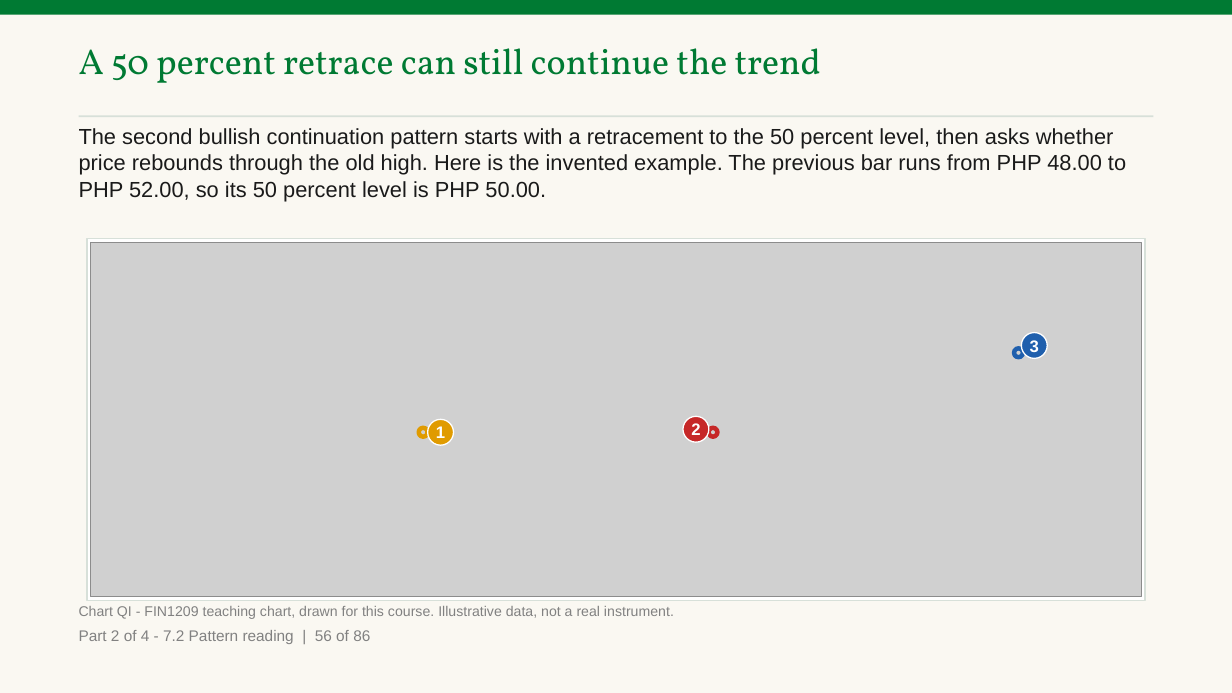
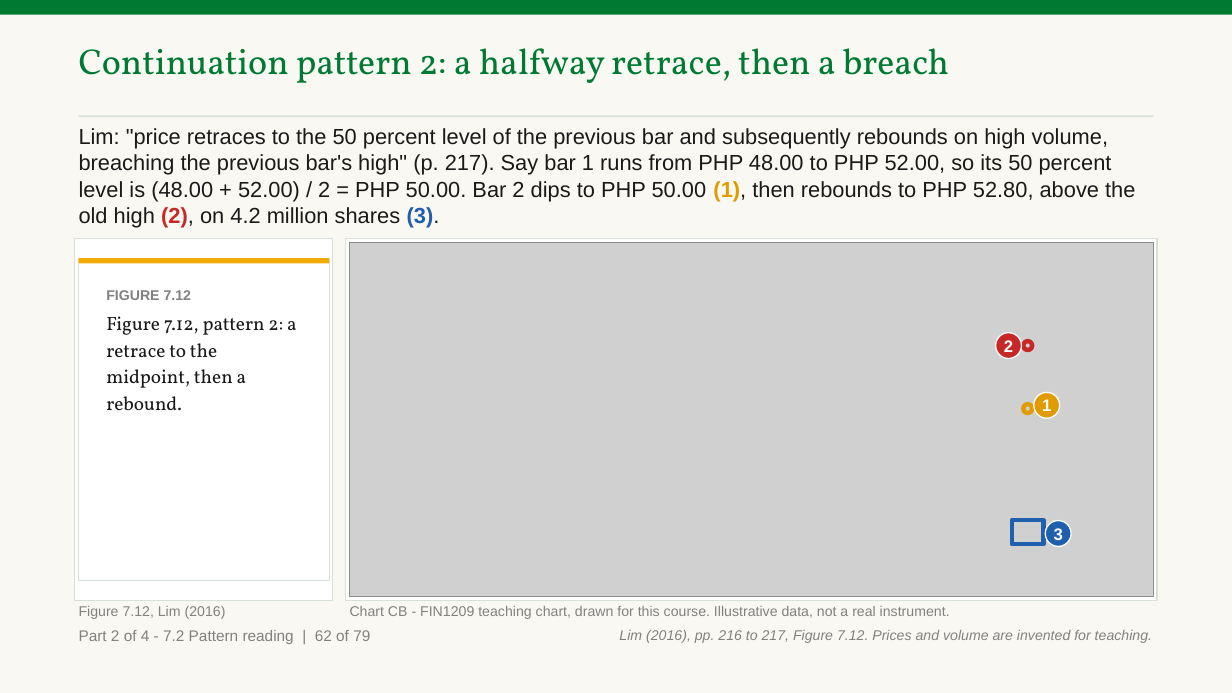
Before and after one commit to benjiesotelo-sudo/Telos_FIN1209, a slide deck: slide 107 of chapter-07/FIN1209-Chapter-07.pptx (slide 95 before the commit). Drawn at 1232x693 pixels with LibreOffice and Linux fonts; fonts in the diff are those of the drawing; grey boxes stand for pictures. Boxes give left, top, right and bottom in pixels: in the first picture for what was removed or moved away, otherwise in the second. Text is boxed around its words. In the diff, an @@ line names an element or a change of style, - is before the commit and + after.

Commit message:
feat(ch7): rebuild Part 2 as written slides, rebased onto the Part 1 rework (#47)
Rebased onto main e008182 as one commit; the previous branch history
(210bbcf to b8488bb) is kept on backup/fm-fin1209-ch7-p2-b8488bb.
Parts 1, 3 and 4 and every non-Part 2 chart are unchanged from main.

Part 2 (section 7.2) is written slide by slide: every single, double,
triple and multiple bar form of Figures 7.4 to 7.11 on its own slide with
the book's one drawing beside an invented chart, both continuation
patterns, the 16 characteristics recalled from Chapter 5, Figure 7.13 and
barrier proximity, with a check after each group.

Read 3 fixes: Figure 7.5 overview and Figure 7.8 form 3 crops keep Lim's
labels whole (a white display mask covers form 2's arrow, which no
straight cut can exclude); bullish multiple form 1's red box holds only
the narrow bars; Part 2 charts with no volume say "Prices are invented
for teaching." Figure 7.11 is 975 x 720 after its re-extraction.

```diff
--- a/chapter-07/FIN1209-Chapter-07.pptx
+++ b/chapter-07/FIN1209-Chapter-07.pptx
@@ text at [79, 48, 949, 83]: text changed @@
-A 50 percent retrace can still continue the trend
+Continuation pattern 2: a halfway retrace, then a breach
@@ text at [79, 128, 1135, 227]: text changed @@
-The second bullish continuation pattern starts with a retracement to the 50 percent level, then asks whether price rebounds through the old high. Here is the invented example. The previous bar runs from PHP 48.00 to PHP 52.00, so its 50 percent level is PHP 50.00.
+Lim: "price retraces to the 50 percent level of the previous bar and subsequently rebounds on high volume, breaching the previous bar's high" (p. 217). Say bar 1 runs from PHP 48.00 to PHP 52.00, so its 50 percent level is (48.00 + 52.00) / 2 = PHP 50.00. Bar 2 dips to PHP 50.00 (1), then rebounds to PHP 52.80, above the old high (2), on 4.2 million shares (3).
@@ rectangle: place and size @@
-rectangle at [87, 238, 1145, 601]
+rectangle at [75, 238, 333, 601]
@@ rectangle added at [346, 238, 1157, 601], fill #FFFFFF, outline #D7E0D9 1 pt @@
@@ rectangle added at [79, 258, 329, 580], fill #FFFFFF, outline #D7E0D9 1 pt @@
@@ rectangle added at [79, 258, 329, 263], fill #F2A900 @@
@@ picture: place and size @@
-picture at [91, 242, 1141, 597]
+picture at [349, 242, 1153, 597]
@@ text added at [106, 290, 297, 410], 15 pt, text #1A1A1A @@
+FIGURE 7.12
+Figure 7.12, pattern 2: a retrace to the midpoint, then a rebound.
@@ ellipse "2": place and size @@
-ellipse "2" at [683, 417, 709, 443]
+ellipse "2" at [995, 333, 1021, 359]
@@ ellipse: place and size @@
-ellipse at [1014, 348, 1023, 358]
+ellipse at [1023, 341, 1032, 350]
@@ ellipse at [1023, 341, 1032, 350]: outline #1F5FAD 3.5 pt to #C62828 3.5 pt @@
@@ ellipse: place and size @@
-ellipse at [419, 428, 428, 437]
+ellipse at [1023, 404, 1032, 413]
@@ ellipse "1": place and size @@
-ellipse "1" at [428, 420, 454, 445]
+ellipse "1" at [1034, 393, 1060, 419]
@@ ellipse removed at [709, 428, 718, 437] @@
@@ rectangle added at [1012, 520, 1043, 544], outline #1F5FAD 3.5 pt @@
@@ ellipse "3": place and size @@
-ellipse "3" at [1021, 333, 1047, 359]
+ellipse "3" at [1045, 520, 1071, 546]
@@ text added at [79, 606, 226, 619], 11 pt, text #818181 @@
+Figure 7.12, Lim (2016)
@@ text at [350, 606, 950, 619]: text changed @@
-Chart QI - FIN1209 teaching chart, drawn for this course. Illustrative data, not a real instrument.
+Chart CB - FIN1209 teaching chart, drawn for this course. Illustrative data, not a real instrument.
@@ text at [79, 630, 370, 644]: text changed @@
-Part 2 of 4 - 7.2 Pattern reading | 56 of 86
+Part 2 of 4 - 7.2 Pattern reading | 62 of 79
@@ text added at [619, 630, 1152, 643], 11 pt, text #818181, italic @@
+Lim (2016), pp. 216 to 217, Figure 7.12. Prices and volume are invented for teaching.
```
Also in this commit, not shown: 106 other slides changed, 63 slides added, 64 slides removed, 6 other files.
